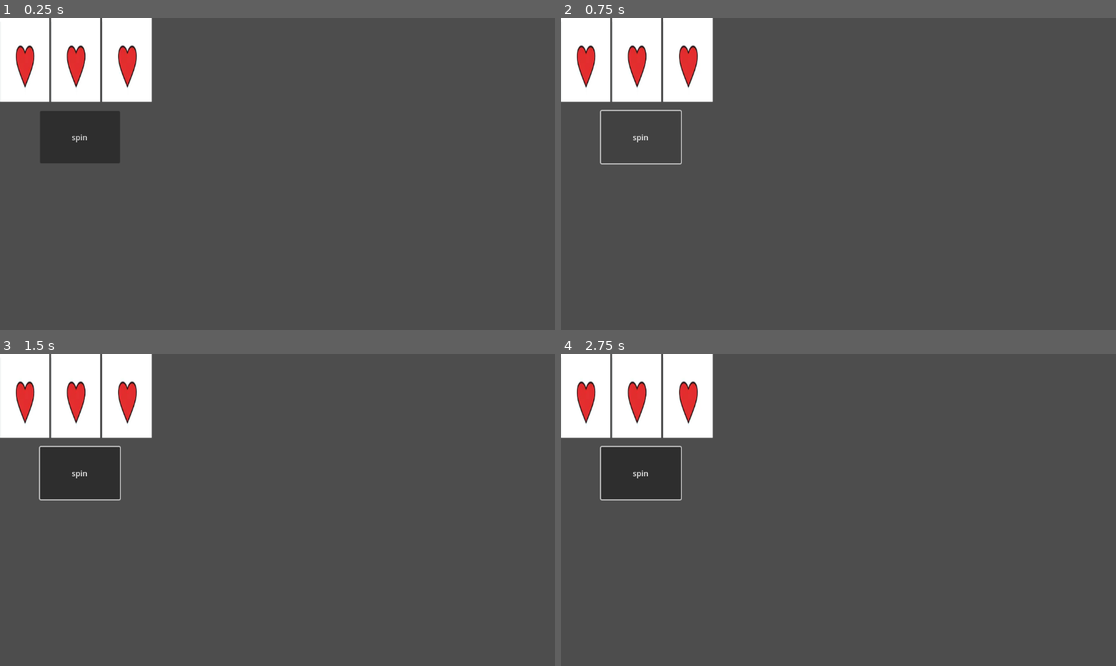
Above: before the commit, frames 1-4 (two rows, left to right).
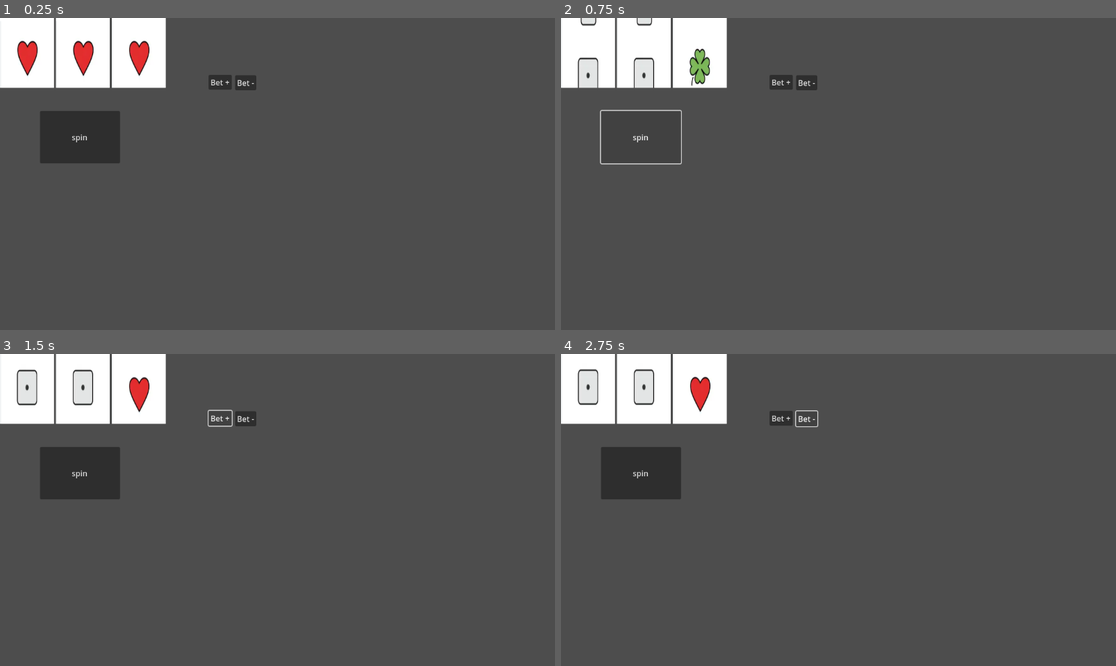
Above: after the commit, the same moments.

Repository: jailynyun/GamblingGame
Game: Godot game, scene res://Scenes/Games/SlotMachines/slot_machine.tscn
Same seed, same stepped clock (60 frames per second), same inputs: the game is played once before the commit and once after it. This scene is started directly instead of the project's main scene.
Inputs (mouse positions are in pixels of both pictures, inside the frame that each line leads up to):
- Up to frame 1 (0.25 s): no input
- Up to frame 2 (0.75 s): click "spin" at 0.5 s
- Up to frame 3 (1.5 s): click (222, 419) at 1.25 s, where only the run after the commit has a clickable "Bet +"
- Up to frame 4 (2.75 s): click (805, 419) at 2 s, where only the run after the commit has a clickable "Bet -"

The runs differ from the first frame. In frame 1, 3.8% of the frame differs, in the area x 0-47%, y 0-27%; in frame 2, 4.2%; in frame 3, 4.3%; in frame 4, 4.3%, in the area x 0-47%, y 0-47%.

Commit message:
slots fixed

Diff:
--- a/gambling-game/Scenes/Games/SlotMachines/slot_machine.gd
+++ b/gambling-game/Scenes/Games/SlotMachines/slot_machine.gd
@@ -2,6 +2,14 @@
 
 @export var n_options: int = 5
 @export var spinners: Array[Control]
+
+@onready var spin_button: Button = $SpinButton
+@onready var bet_up_button: Button = $BetUpButton
+@onready var bet_down_button: Button = $BetDownButton
+@onready var credits_label: Label = $CreditsLabel
+@onready var bet_label: Label = $BetLabel
+@onready var result_label: Label = $ResultLabel
+
 var values: Array; var tween: Tween
 
 func spin():
@@ -30,25 +38,6 @@
 	, 0.0, 1.0, 1.0).set_ease(Tween.EASE_OUT).set_trans(Tween.TRANS_CUBIC)
 
 	tween.tween_callback(func():
-		for s in spinners:
-			s.material.set_shader_parameter("y_offset", offsets[s]["to"])
+		for idx in spinners.size():
+			spinners[idx].material.set_shader_parameter("y_offset", values[idx] * spin_step)
 	)
-#
-#func spin():
-	#values = []
-	#var spin_step = 1.0 / float(n_options)
-	#var offsets = {}
-	#for s in spinners:
-		#values.append(randi_range(0, n_options - 1))
-		#offsets[s] = {'from': s.material.get_shader_parameter('y_offset'), 'to': 3.0 + values[-1] * spin_step }
-		#
-		#if tween: tween.kill()
-		#tween = get_tree().create_tween()
-		#tween.tween_method(func (v):
-			#for s in spinners:
-				#s.material.set_shader_parameter('y_offset', lerpf(offsets[s].from, offsets[s].to, v)),
-			#0.0, 1.0, 1.0).set_ease(Tween.EASE_OUT).set_trans(Tween.TRANS_CUBIC)
-		#tween.tween_callback(func ():
-			#for s in spinners:
-				#s.material.set_shader_parameter('y_offset', offsets[s].to))
-			#
--- a/gambling-game/Scenes/Games/SlotMachines/slot_machine.tscn
+++ b/gambling-game/Scenes/Games/SlotMachines/slot_machine.tscn
@@ -10,19 +10,19 @@
 shader_parameter/n_rows = 5.0
 shader_parameter/y_offset = 0.0
 
+[sub_resource type="ShaderMaterial" id="ShaderMaterial_wy8p5"]
+shader = ExtResource("1_aqq8y")
+shader_parameter/tex = ExtResource("2_sk7lg")
+shader_parameter/n_rows = 5.0
+shader_parameter/y_offset = 0.0
+
 [sub_resource type="ShaderMaterial" id="ShaderMaterial_stl56"]
 shader = ExtResource("1_aqq8y")
 shader_parameter/tex = ExtResource("2_sk7lg")
 shader_parameter/n_rows = 5.0
 shader_parameter/y_offset = 0.0
 
-[sub_resource type="ShaderMaterial" id="ShaderMaterial_raimn"]
-shader = ExtResource("1_aqq8y")
-shader_parameter/tex = ExtResource("2_sk7lg")
-shader_parameter/n_rows = 5.0
-shader_parameter/y_offset = 0.0
-
-[node name="SlotMachine" type="Control"]
+[node name="SlotMachine" type="Control" node_paths=PackedStringArray("spinners")]
 layout_mode = 3
 anchors_preset = 15
 anchor_right = 1.0
@@ -30,24 +30,25 @@
 grow_horizontal = 2
 grow_vertical = 2
 script = ExtResource("1_wy8p5")
+spinners = [NodePath("HBoxContainer/Slot1"), NodePath("HBoxContainer/Slot2"), NodePath("HBoxContainer/Slot3")]
 
 [node name="HBoxContainer" type="HBoxContainer" parent="."]
 layout_mode = 0
-offset_right = 315.0
-offset_bottom = 174.0
+offset_right = 344.0
+offset_bottom = 145.0
 
-[node name="ColorRect" type="ColorRect" parent="HBoxContainer"]
+[node name="Slot1" type="ColorRect" parent="HBoxContainer"]
 material = SubResource("ShaderMaterial_sk7lg")
 layout_mode = 2
 size_flags_horizontal = 3
 
-[node name="ColorRect2" type="ColorRect" parent="HBoxContainer"]
-material = SubResource("ShaderMaterial_stl56")
+[node name="Slot2" type="ColorRect" parent="HBoxContainer"]
+material = SubResource("ShaderMaterial_wy8p5")
 layout_mode = 2
 size_flags_horizontal = 3
 
-[node name="ColorRect3" type="ColorRect" parent="HBoxContainer"]
-material = SubResource("ShaderMaterial_raimn")
+[node name="Slot3" type="ColorRect" parent="HBoxContainer"]
+material = SubResource("ShaderMaterial_stl56")
 layout_mode = 2
 size_flags_horizontal = 3
 
@@ -59,4 +60,41 @@
 offset_bottom = 302.0
 text = "spin"
 
+[node name="CreditsLabel" type="Label" parent="."]
+layout_mode = 0
+offset_left = 469.0
+offset_top = 202.0
+offset_right = 509.0
+offset_bottom = 225.0
+
+[node name="BetLabel" type="Label" parent="."]
+layout_mode = 0
+offset_left = 466.0
+offset_top = 168.0
+offset_right = 506.0
+offset_bottom = 191.0
+
+[node name="ResultLabel" type="Label" parent="."]
+layout_mode = 0
+offset_left = 459.0
+offset_top = 79.0
+offset_right = 499.0
+offset_bottom = 102.0
+
+[node name="BetUpButton" type="Button" parent="."]
+layout_mode = 0
+offset_left = 433.0
+offset_top = 118.0
+offset_right = 481.0
+offset_bottom = 149.0
+text = "Bet +"
+
+[node name="BetDownButton" type="Button" parent="."]
+layout_mode = 0
+offset_left = 488.0
+offset_top = 119.0
+offset_right = 532.0
+offset_bottom = 150.0
+text = "Bet -"
+
 [connection signal="pressed" from="SpinButton" to="." method="spin"]
